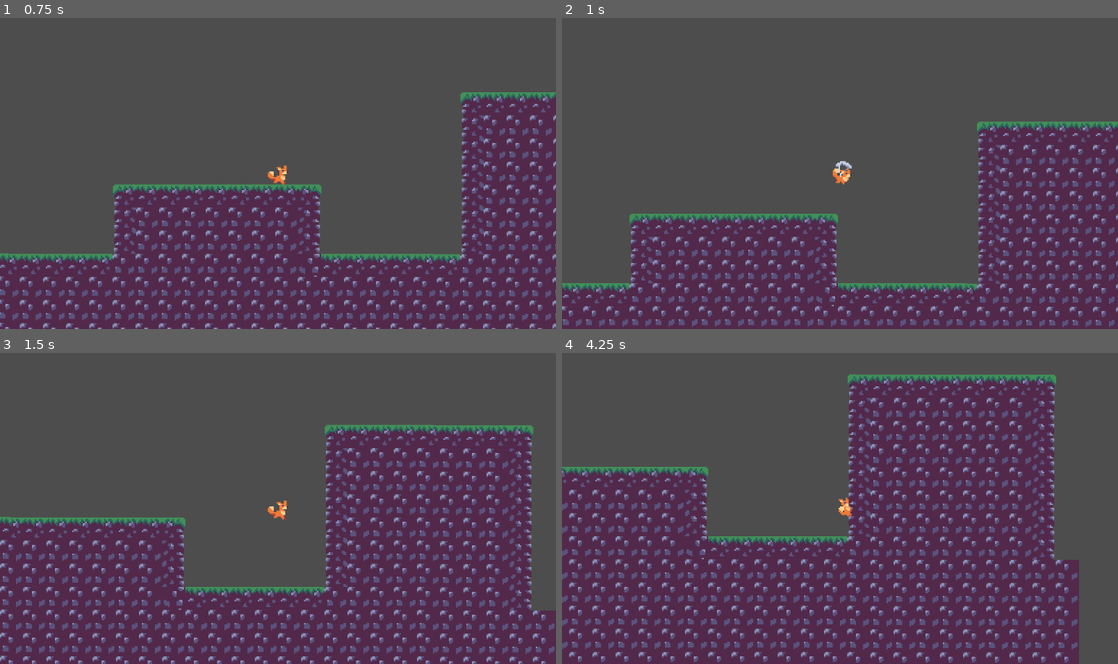
Above: before the commit, frames 1-4 (two rows, left to right).
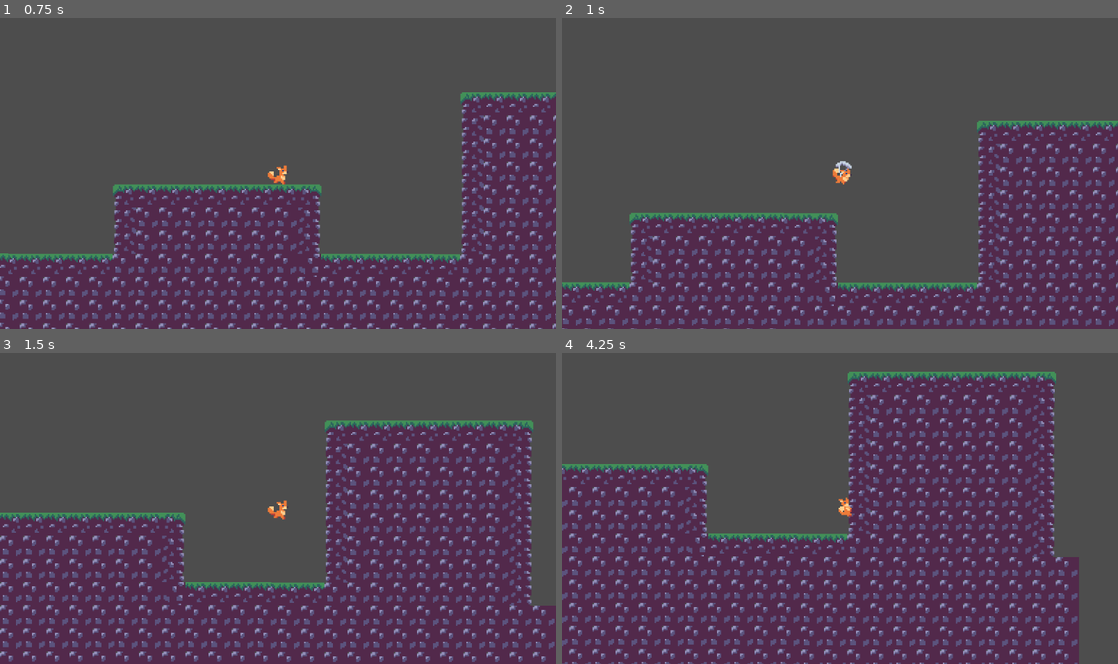
Above: after the commit, the same moments.

Repository: mojius/ARTG120Game
Game: Godot game, scene res://map.tscn
Two runs of this game, one before a commit and one after it. Both use one fixed random seed, a clock stepped at 60 frames per second and the inputs below.
Inputs:
- Up to frame 1 (0.75 s): tap Enter at 0.5 s; hold D (Right) from 0.53 s (still down); hold Ctrl (Float) from 0.53 s (still down)
- Up to frame 2 (1 s): keep holding D (Right); keep holding Ctrl (Float); tap Space (Jump) at 0.77 s
- Up to frame 3 (1.5 s): keep holding D (Right); release Ctrl (Float) at 1.28 s; tap Ctrl (Float) at 1.35 s
- Up to frame 4 (4.25 s): tap Space (Jump) at 1.52, 3.02, 3.77 s; release D (Right) at 2.03 s; hold A (Left) 2.03-2.78 s; hold Ctrl (Float) 2.03-2.78 s; hold D (Right) from 2.78 s (still down); tap Ctrl (Float) at 2.85 s; hold Ctrl (Float) from 3.53 s (still down)

Frame 1 is identical in both runs. In frame 2, 4.2% of the frame differs, in the area x 0-100%, y 33-100%; in frame 3, 22%, in the area x 0-100%, y 21-100%; in frame 4, 19%.

Commit message:
nothing

Diff:
--- a/Player.gd
+++ b/Player.gd
@@ -21,8 +21,8 @@
 var CAN_WALL_JUMP = true
 
 #Float variables
-const FLOAT_DECEL = 2
-const MAX_FLOAT_DECEL = 35
+const FLOAT_DECEL = 40
+#const MAX_FLOAT_DECEL = 35
 var isFloating = false
 
 func _physics_process(delta):
@@ -36,9 +36,8 @@
 			isFloating = true
 		if Input.is_action_just_released("Float"):
 			isFloating = false
-
 		if isFloating && velocity.y >= 0:
-			velocity.y = min(velocity.y + FLOAT_DECEL, MAX_FLOAT_DECEL)
+			velocity.y = FLOAT_DECEL #min(velocity.y + FLOAT_DECEL, MAX_FLOAT_DECEL)
 
 	walk = WALK_FORCE * (Input.get_action_strength("Right") - Input.get_action_strength("Left")) #"ui_right","ui_left"
 	if is_on_floor():
